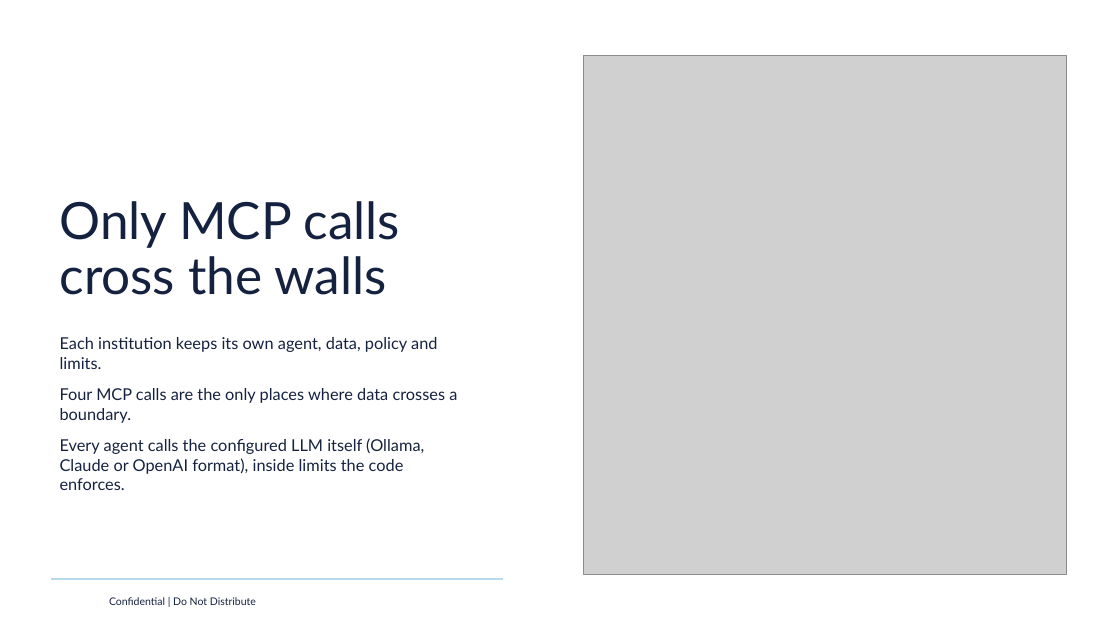
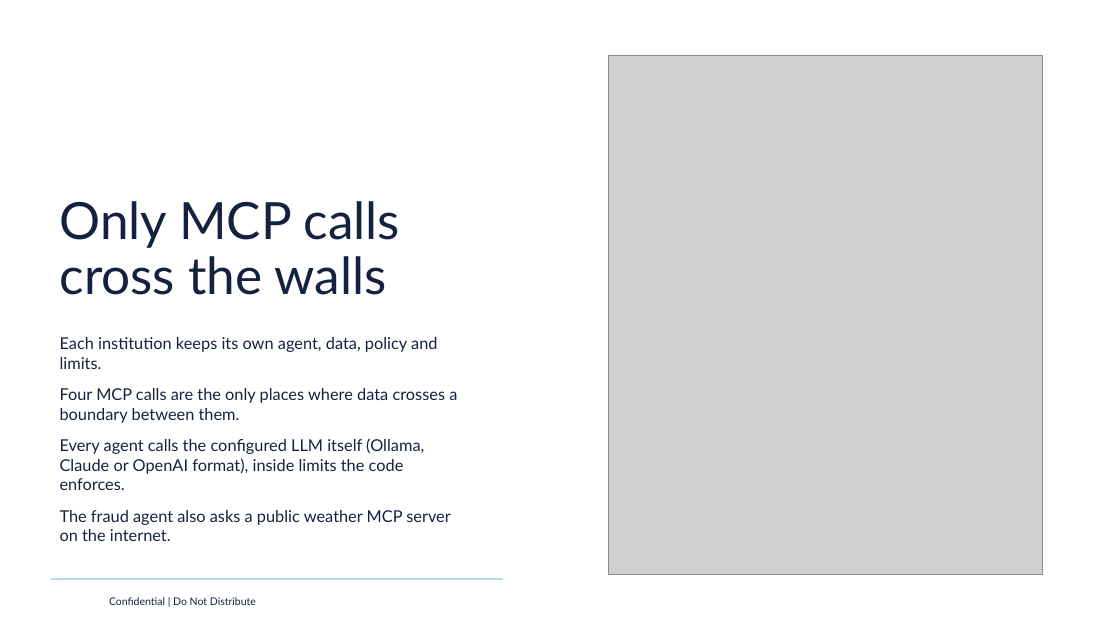
Before and after one commit to HanSolo/duckinsurance, a slide deck: slide 4 of Duck_agents_Azul.pptx. Drawn at 1120x630 pixels with LibreOffice and Linux fonts; fonts in the diff are those of the drawing; grey boxes stand for pictures; background and template pictures are left out. Boxes give left, top, right and bottom in pixels: in the first picture for what was removed or moved away, otherwise in the second. Text is boxed around its words. In the diff, an @@ line names an element or a change of style, - is before the commit and + after.

Commit message:
Added a weather check to the fraud agent
So the Fraud agent now also checks against weather conditions with a public mcp server that has historic data. So the Insurance app also acts as mcp client. Therefor new data has been seeded to have a test case

```diff
--- a/Duck_agents_Azul.pptx
+++ b/Duck_agents_Azul.pptx
@@ picture: place and size @@
-picture at (584,55,1067,574)
+picture at (608,55,1043,574)
@@ text at (60,388,457,423): text changed @@
-Four MCP calls are the only places where data crosses a boundary.
+Four MCP calls are the only places where data crosses a boundary between them.
@@ text at (60,510,450,541): paragraph added @@
+The fraud agent also asks a public weather MCP server on the internet.
```
Also in this commit, not shown: 3 other slides changed, 1 slide added, 20 other files.
